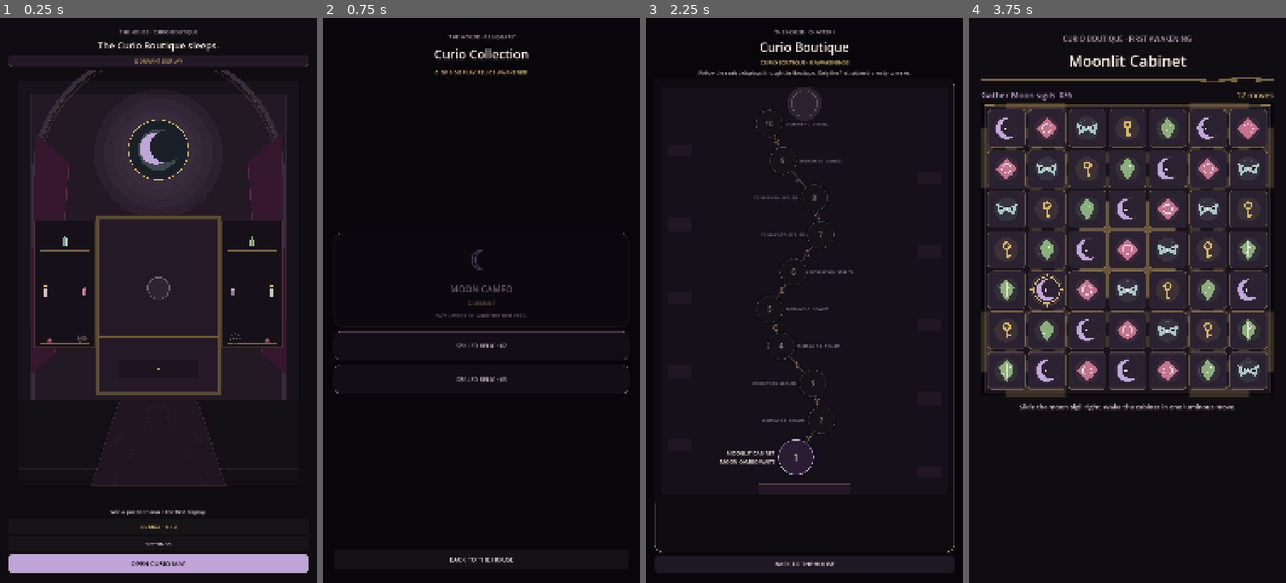
Above: before the commit, frames 1-4 (left to right).
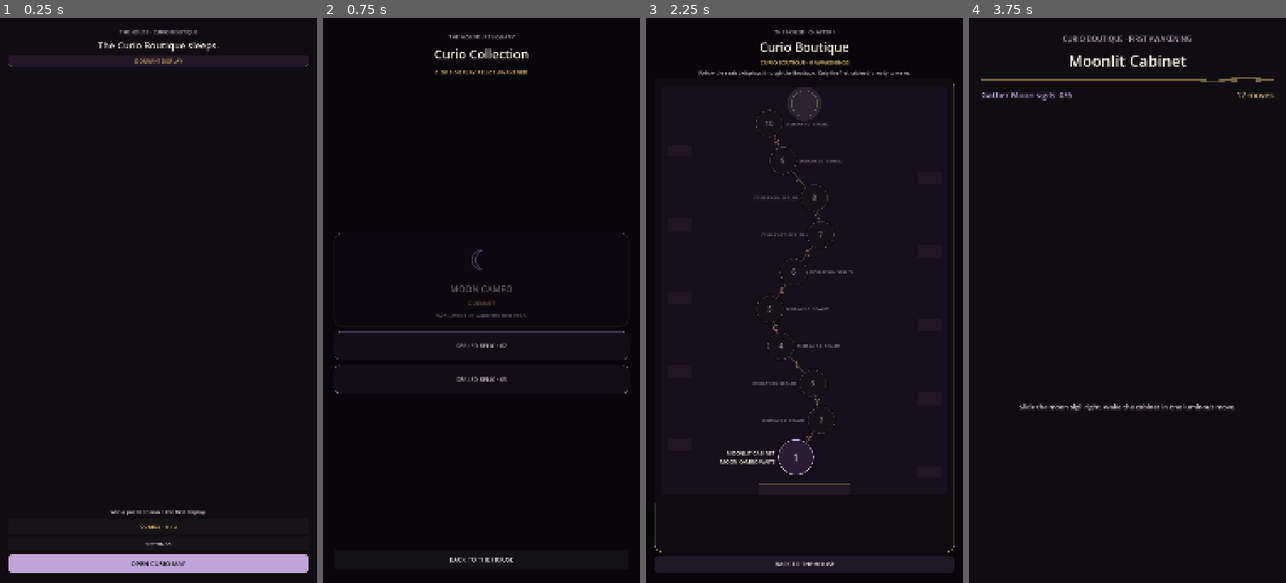
Above: after the commit, the same moments.

Repository: Jay-prodesign/akilta-match3
Game: Godot game, scene res://src/app/app_bootstrap.tscn
The game is run twice, just before and just after one commit, with the same random seed, the same clock (stepped at 60 frames per second) and the same inputs.
Inputs:
- Up to frame 1 (0.25 s): no input
- Up to frame 2 (0.75 s): click "CURIOS · 0 / 3" at 0.5 s
- Up to frame 3 (2.25 s): click "BACK TO THE HOUSE" at 1.25 s; click "OPEN CURIO MAP" at 2 s
- Up to frame 4 (3.75 s): click "1" at 2.75 s; click "ENTER THE CABINET" at 3.5 s

The runs differ from the first frame. In frame 1, 13% of the frame differs, in the area x 9-91%, y 9-83%; in frame 2, nothing differs; in frame 3, nothing differs; in frame 4, 43%, in the area x 3-97%, y 15-68%.
Error after the commit: Parse Error: Cannot infer the type of "cc" variable because the value doesn't have a set type. (res://src/match3/presentation/board_view.gd:502)

Commit message:
feat: deepen Level 1 Curio material language

Diff:
--- a/src/match3/presentation/board_view.gd
+++ b/src/match3/presentation/board_view.gd
@@ -443,64 +443,157 @@
 	if descriptor.is_empty():
 		return
 	var color: Color = descriptor["color"]
+	var material := String(descriptor.get("material", ""))
 	var c := rect.get_center()
 	var r: float = minf(rect.size.x, rect.size.y) * 0.38
-	var glow := Color(color)
-	glow.a = 0.10
-	draw_circle(c, r * 1.12, glow)
+	_draw_piece_material_backing(c, r, color, material)
 
 	match family:
 		"moon":
-			draw_circle(c, r, color)
-			draw_circle(c + Vector2(r * 0.34, -r * 0.12), r * 0.86, Color("#2A2230"))
-			draw_arc(c + Vector2(-r * 0.06, 0), r * 0.72, PI * 0.58, PI * 1.43, 28, Color(1,1,1,0.18), max(1.0, r * 0.05))
-			draw_circle(c + Vector2(-r * 0.15, r * 0.05), r * 0.10, BONE)
+			_draw_moonstone_piece(c, r, color)
 		"rose":
-			var points := PackedVector2Array()
-			for i in range(8):
-				var angle := TAU * float(i) / 8.0 - PI * 0.5
-				var rr: float = r if i % 2 == 0 else r * 0.72
-				points.append(c + Vector2(cos(angle), sin(angle)) * rr)
-			draw_colored_polygon(points, color)
-			draw_circle(c, r * 0.55, Color(color, 0.15), false, max(1.0, r * 0.05))
-			draw_arc(c, r * 0.43, 0.0, TAU * 1.6, 32, BONE, max(1.5, r * 0.08))
+			_draw_rose_enamel_piece(c, r, color)
 		"moth":
-			draw_circle(c, r * 0.16, BONE)
-			draw_colored_polygon(PackedVector2Array([
-				c + Vector2(-r * 0.10, -r * 0.12),
-				c + Vector2(-r, -r * 0.52),
-				c + Vector2(-r * 0.72, r * 0.58),
-				c + Vector2(-r * 0.08, r * 0.18)
-			]), color)
-			draw_colored_polygon(PackedVector2Array([
-				c + Vector2(r * 0.10, -r * 0.12),
-				c + Vector2(r, -r * 0.52),
-				c + Vector2(r * 0.72, r * 0.58),
-				c + Vector2(r * 0.08, r * 0.18)
-			]), color)
-			draw_circle(c + Vector2(-r * 0.52, -r * 0.04), r * 0.12, INK)
-			draw_circle(c + Vector2(r * 0.52, -r * 0.04), r * 0.12, INK)
-			draw_arc(c, r * 0.82, PI * 1.06, PI * 1.94, 18, Color(1,1,1,0.16), max(1.0, r * 0.04))
+			_draw_spectral_moth_piece(c, r, color)
 		"key":
-			draw_circle(c + Vector2(0, -r * 0.34), r * 0.42, Color(color, 0.10))
-			draw_arc(c + Vector2(0, -r * 0.34), r * 0.30, 0.0, TAU, 32, color, r * 0.18)
-			draw_line(c + Vector2(0, -r * 0.04), c + Vector2(0, r * 0.76), color, r * 0.18)
-			draw_line(c + Vector2(0, r * 0.52), c + Vector2(r * 0.34, r * 0.52), color, r * 0.14)
-			draw_line(c + Vector2(0, r * 0.70), c + Vector2(r * 0.24, r * 0.70), color, r * 0.14)
+			_draw_antique_key_piece(c, r, color)
 		"leaf":
-			var leaf := PackedVector2Array([
-				c + Vector2(0, -r),
-				c + Vector2(r * 0.68, -r * 0.28),
-				c + Vector2(r * 0.50, r * 0.34),
-				c + Vector2(0, r),
-				c + Vector2(-r * 0.50, r * 0.34),
-				c + Vector2(-r * 0.68, -r * 0.28)
-			])
-			draw_colored_polygon(leaf, color)
-			draw_arc(c, r * 0.84, PI * 0.78, PI * 1.26, 16, Color(1,1,1,0.12), max(1.0, r * 0.035))
-			draw_line(c + Vector2(0, -r * 0.72), c + Vector2(0, r * 0.72), BONE, max(1.5, r * 0.07))
-			draw_line(c + Vector2(0, -r * 0.10), c + Vector2(r * 0.34, -r * 0.34), BONE, max(1.0, r * 0.045))
-			draw_line(c + Vector2(0, r * 0.12), c + Vector2(-r * 0.32, r * 0.34), BONE, max(1.0, r * 0.045))
+			_draw_lacquered_leaf_piece(c, r, color)
+
+func _draw_piece_material_backing(c: Vector2, r: float, color: Color, material: String) -> void:
+	var shadow := Color(0.0, 0.0, 0.0, 0.34)
+	draw_circle(c + Vector2(r * 0.05, r * 0.08), r * 1.08, shadow)
+	var aura := Color(color)
+	aura.a = 0.11
+	draw_circle(c, r * 1.12, aura)
+	var bezel := Color("#18131C")
+	draw_circle(c, r * 1.03, bezel)
+	var rim := Color(color.lightened(0.16))
+	rim.a = 0.54
+	draw_arc(c, r * 0.98, 0.0, TAU, 44, rim, maxf(1.2, r * 0.045))
+	var inner := Color("#241C29")
+	if material == "antique_metal":
+		inner = Color("#2D251D")
+	elif material == "spectral_glass":
+		inner = Color("#1B272B")
+	elif material == "lacquered_leaf":
+		inner = Color("#1B261D")
+	elif material == "carved_wine_enamel":
+		inner = Color("#2B1822")
+	draw_circle(c, r * 0.86, inner)
+	var gloss := Color(1, 1, 1, 0.10)
+	draw_arc(c - Vector2(r * 0.06, r * 0.06), r * 0.70, PI * 1.10, PI * 1.62, 18, gloss, maxf(1.0, r * 0.05))
+	var bottom_shade := Color(0, 0, 0, 0.18)
+	draw_arc(c + Vector2(0, r * 0.06), r * 0.72, PI * 0.12, PI * 0.88, 20, bottom_shade, maxf(1.0, r * 0.06))
+
+func _draw_moonstone_piece(c: Vector2, r: float, color: Color) -> void:
+	var moon_c := c - Vector2(r * 0.08, 0)
+	draw_circle(moon_c, r * 0.66, color)
+	var cutout := Color("#241C29")
+	draw_circle(moon_c + Vector2(r * 0.29, -r * 0.10), r * 0.60, cutout)
+	var edge := Color(BONE)
+	edge.a = 0.46
+	draw_arc(moon_c, r * 0.58, PI * 0.61, PI * 1.39, 26, edge, maxf(1.3, r * 0.055))
+	for crater in [
+		Vector2(-0.28, -0.16),
+		Vector2(-0.23, 0.22),
+		Vector2(-0.02, -0.34)
+	]:
+		var cc := moon_c + crater * r
+		draw_circle(cc, r * 0.055, Color(1, 1, 1, 0.14))
+		draw_arc(cc, r * 0.055, 0.0, TAU, 12, Color(0, 0, 0, 0.18), 1.0)
+	draw_circle(moon_c + Vector2(-r * 0.20, r * 0.04), r * 0.075, Color(BONE, 0.92))
+
+func _draw_rose_enamel_piece(c: Vector2, r: float, color: Color) -> void:
+	var outer := PackedVector2Array()
+	for i in range(12):
+		var angle := TAU * float(i) / 12.0 - PI * 0.5
+		var rr: float = r * (0.72 if i % 2 == 0 else 0.54)
+		outer.append(c + Vector2(cos(angle), sin(angle)) * rr)
+	draw_colored_polygon(outer, color.darkened(0.06))
+	var facet := Color(color.lightened(0.18))
+	facet.a = 0.70
+	for i in range(6):
+		var a := TAU * float(i) / 6.0 - PI * 0.5
+		var p := c + Vector2(cos(a), sin(a)) * r * 0.30
+		draw_circle(p, r * 0.21, Color(facet, 0.24))
+		draw_arc(p, r * 0.20, a - 0.65, a + 0.65, 10, facet, maxf(1.0, r * 0.035))
+	var spiral := Color(BONE)
+	spiral.a = 0.78
+	var points := PackedVector2Array()
+	for i in range(30):
+		var t := float(i) / 29.0
+		var a := t * TAU * 1.70
+		var rr := lerpf(r * 0.05, r * 0.38, t)
+		points.append(c + Vector2(cos(a), sin(a)) * rr)
+	draw_polyline(points, spiral, maxf(1.3, r * 0.055), true)
+	draw_arc(c, r * 0.63, 0.0, TAU, 36, Color(0, 0, 0, 0.22), maxf(1.0, r * 0.04))
+
+func _draw_spectral_moth_piece(c: Vector2, r: float, color: Color) -> void:
+	var left := PackedVector2Array([
+		c + Vector2(-r * 0.06, -r * 0.15),
+		c + Vector2(-r * 0.82, -r * 0.48),
+		c + Vector2(-r * 0.72, r * 0.14),
+		c + Vector2(-r * 0.38, r * 0.58),
+		c + Vector2(-r * 0.05, r * 0.17)
+	])
+	var right := PackedVector2Array()
+	for p in left:
+		right.append(c + Vector2(-(p.x - c.x), p.y - c.y))
+	draw_colored_polygon(left, Color(color, 0.82))
+	draw_colored_polygon(right, Color(color, 0.82))
+	var glass_highlight := Color(1, 1, 1, 0.20)
+	draw_polyline(PackedVector2Array([left[1], left[2], left[3]]), glass_highlight, maxf(1.0, r * 0.035))
+	draw_polyline(PackedVector2Array([right[1], right[2], right[3]]), glass_highlight, maxf(1.0, r * 0.035))
+	for side in [-1.0, 1.0]:
+		var eye := c + Vector2(r * 0.44 * side, -r * 0.02)
+		draw_circle(eye, r * 0.13, Color("#172126"))
+		draw_arc(eye, r * 0.13, 0.0, TAU, 18, Color(BONE, 0.55), 1.2)
+		draw_circle(eye, r * 0.045, Color(LILAC, 0.80))
+	draw_line(c + Vector2(0, -r * 0.42), c + Vector2(0, r * 0.46), BONE, maxf(2.0, r * 0.10))
+	draw_circle(c, r * 0.10, Color(BONE, 0.90))
+	draw_line(c + Vector2(-r * 0.03, -r * 0.40), c + Vector2(-r * 0.28, -r * 0.67), Color(BONE, 0.55), 1.3)
+	draw_line(c + Vector2(r * 0.03, -r * 0.40), c + Vector2(r * 0.28, -r * 0.67), Color(BONE, 0.55), 1.3)
+
+func _draw_antique_key_piece(c: Vector2, r: float, color: Color) -> void:
+	var metal_dark := color.darkened(0.34)
+	var metal_light := color.lightened(0.18)
+	var ring_c := c + Vector2(0, -r * 0.28)
+	draw_circle(ring_c, r * 0.34, metal_dark)
+	draw_arc(ring_c, r * 0.29, 0.0, TAU, 30, color, maxf(3.0, r * 0.16))
+	draw_arc(ring_c - Vector2(r * 0.04, r * 0.04), r * 0.21, PI * 1.05, PI * 1.65, 12, metal_light, maxf(1.0, r * 0.045))
+	var shaft_top := c + Vector2(0, -r * 0.02)
+	var shaft_bottom := c + Vector2(0, r * 0.64)
+	draw_line(shaft_top, shaft_bottom, metal_dark, maxf(4.0, r * 0.20))
+	draw_line(shaft_top - Vector2(r * 0.035, 0), shaft_bottom - Vector2(r * 0.035, 0), metal_light, maxf(1.2, r * 0.045))
+	draw_line(shaft_bottom - Vector2(0, r * 0.15), shaft_bottom + Vector2(r * 0.34, -r * 0.15), color, maxf(4.0, r * 0.16))
+	draw_line(shaft_bottom + Vector2(r * 0.16, -r * 0.15), shaft_bottom + Vector2(r * 0.16, r * 0.02), color, maxf(3.0, r * 0.13))
+	draw_circle(c + Vector2(-r * 0.06, r * 0.18), r * 0.035, Color(BONE, 0.70))
+
+func _draw_lacquered_leaf_piece(c: Vector2, r: float, color: Color) -> void:
+	var leaf := PackedVector2Array([
+		c + Vector2(0, -r * 0.78),
+		c + Vector2(r * 0.52, -r * 0.28),
+		c + Vector2(r * 0.43, r * 0.28),
+		c + Vector2(0, r * 0.78),
+		c + Vector2(-r * 0.43, r * 0.28),
+		c + Vector2(-r * 0.52, -r * 0.28)
+	])
+	draw_colored_polygon(leaf, color.darkened(0.06))
+	var lacquer := Color(color.lightened(0.19))
+	lacquer.a = 0.54
+	draw_polyline(PackedVector2Array([leaf[0], leaf[1], leaf[2]]), lacquer, maxf(1.2, r * 0.045))
+	draw_line(c + Vector2(0, -r * 0.60), c + Vector2(0, r * 0.63), Color(BONE, 0.84), maxf(1.7, r * 0.065))
+	for vein in [
+		[Vector2(0, -0.27), Vector2(0.29, -0.43)],
+		[Vector2(0, -0.05), Vector2(-0.31, -0.18)],
+		[Vector2(0, 0.18), Vector2(0.29, 0.06)],
+		[Vector2(0, 0.38), Vector2(-0.24, 0.27)]
+	]:
+		draw_line(c + vein[0] * r, c + vein[1] * r, Color(BONE, 0.56), maxf(1.0, r * 0.035))
+	var dew := c + Vector2(r * 0.18, -r * 0.18)
+	draw_circle(dew, r * 0.075, Color(1, 1, 1, 0.24))
+	draw_circle(dew - Vector2(r * 0.015, r * 0.015), r * 0.025, Color(BONE, 0.88))
 
 func _draw_special_mark(rect: Rect2, kind: String) -> void:
 	var center := rect.get_center()
--- a/src/world/curio_boutique.gd
+++ b/src/world/curio_boutique.gd
@@ -213,14 +213,32 @@
 	draw_circle(drawer.get_center(), 3.5, GOLD)
 
 func _draw_moon_cameo(center: Vector2, radius: float) -> void:
-	draw_circle(center, radius * 1.42, Color("#161119"))
-	draw_circle(center, radius * 1.30, RAISED)
-	draw_arc(center, radius * 1.22, 0.0, TAU, 48, GOLD, 4.0)
-	draw_circle(center, radius * 0.78, LILAC)
-	draw_circle(center + Vector2(radius * 0.29, -radius * 0.12), radius * 0.66, PLUM)
-	draw_circle(center + Vector2(-radius * 0.20, radius * 0.02), radius * 0.08, BONE)
-	draw_circle(center + Vector2(0, radius * 1.58), radius * 0.12, ROSE)
-	draw_arc(center, radius * 1.48, -PI * 0.25, PI * 0.25, 24, Color(0.851, 0.71, 0.416, 0.32), 2.0)
+	# The same smoked-moonstone / antique-metal language used by the board now
+	# appears as a persistent physical Curio in the House.
+	for i in range(4, 0, -1):
+		var aura := Color(LILAC)
+		aura.a = 0.018 * float(i)
+		draw_circle(center, radius * (1.30 + float(i) * 0.20), aura)
+	draw_circle(center + Vector2(radius * 0.04, radius * 0.07), radius * 1.46, Color(0,0,0,0.38))
+	draw_circle(center, radius * 1.44, Color("#17131B"))
+	draw_arc(center, radius * 1.38, 0.0, TAU, 56, Color(GOLD, 0.78), 4.0)
+	draw_arc(center, radius * 1.18, 0.0, TAU, 52, Color(LILAC, 0.34), 2.0)
+	var stone_center := center - Vector2(radius * 0.06, radius * 0.02)
+	draw_circle(stone_center, radius * 0.78, LILAC)
+	draw_circle(stone_center + Vector2(radius * 0.29, -radius * 0.12), radius * 0.68, Color("#241C29"))
+	draw_arc(stone_center, radius * 0.62, PI * 0.60, PI * 1.40, 28, Color(BONE, 0.46), 2.0)
+	for crater in [
+		Vector2(-0.30, -0.12),
+		Vector2(-0.20, 0.22),
+		Vector2(-0.02, -0.34)
+	]:
+		var p := stone_center + crater * radius
+		draw_circle(p, radius * 0.055, Color(1,1,1,0.15))
+	draw_circle(stone_center + Vector2(-radius * 0.18, radius * 0.04), radius * 0.075, BONE)
+	# Small rose wax drop makes the relic feel catalogued rather than floating.
+	draw_circle(center + Vector2(0, radius * 1.58), radius * 0.13, ROSE.darkened(0.08))
+	draw_arc(center + Vector2(0, radius * 1.58), radius * 0.13, 0.0, TAU, 22, Color(GOLD,0.48), 1.3)
+	draw_arc(center, radius * 1.50, -PI * 0.25, PI * 0.25, 24, Color(GOLD, 0.38), 2.0)
 
 func _draw_bottle(base: Vector2, color: Color, scale: float) -> void:
 	var w: float = 14.0 * scale
Not shown, added: docs/engineering/level1-piece-material-pass.md
